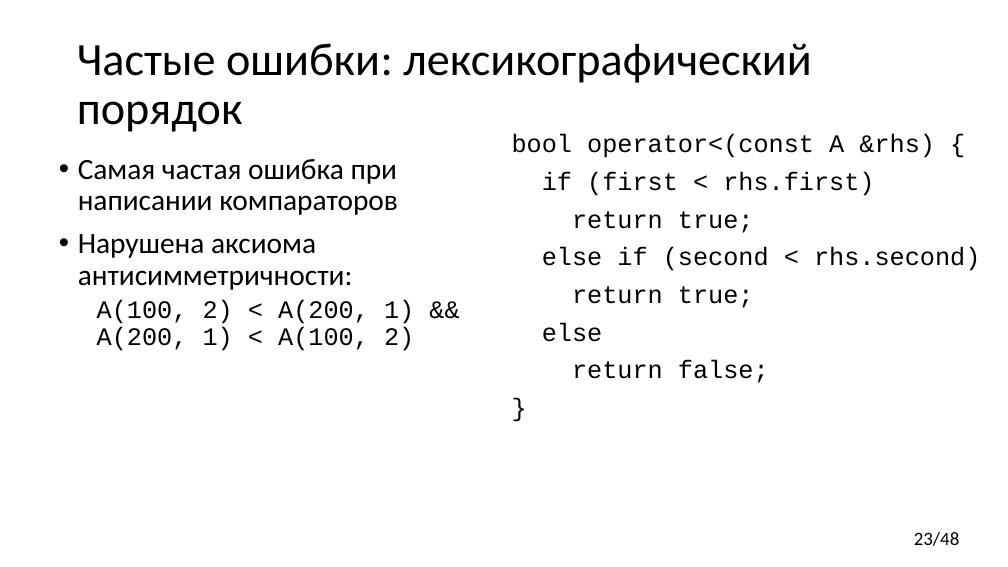
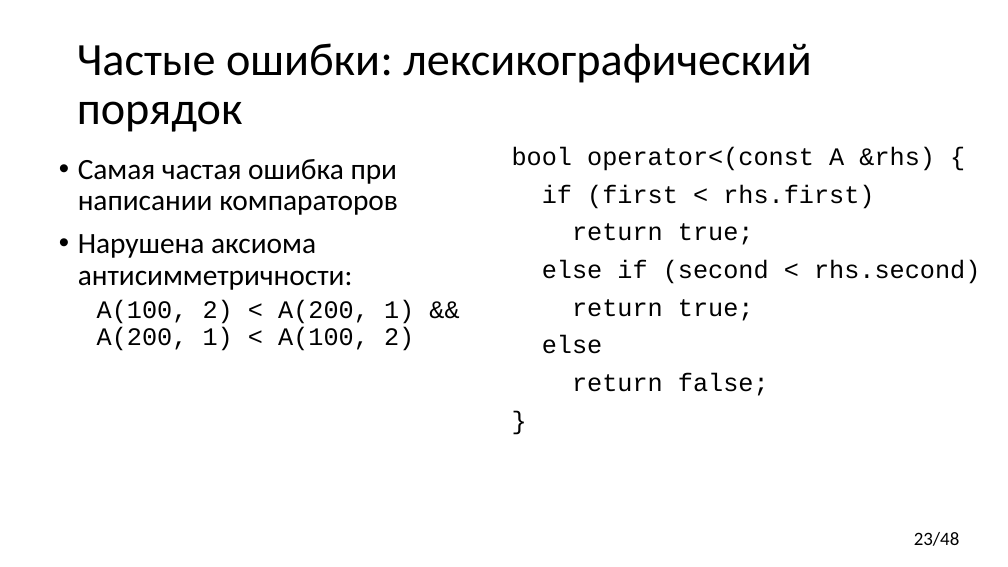
Before and after one commit to yugr/CppRussia, a slide deck: slide 23 of 2023/RU.pptx. Drawn at 1008x567 pixels with LibreOffice and Linux fonts; fonts in the diff are those of the drawing. Boxes give left, top, right and bottom in pixels: in the first picture for what was removed or moved away, otherwise in the second. Text is boxed around its words. In the diff, an @@ line names an element or a change of style, - is before the commit and + after.

```diff
--- a/2023/RU.pptx
+++ b/2023/RU.pptx
@@ text "bool operator<(const A &rhs) {": place and size @@
-text "bool operator<(const A &rhs) {" at (512, 134, 980, 383)
+text "bool operator<(const A &rhs) {" at (512, 146, 980, 396)
```
Also in this commit, not shown: 1 other slide changed.
